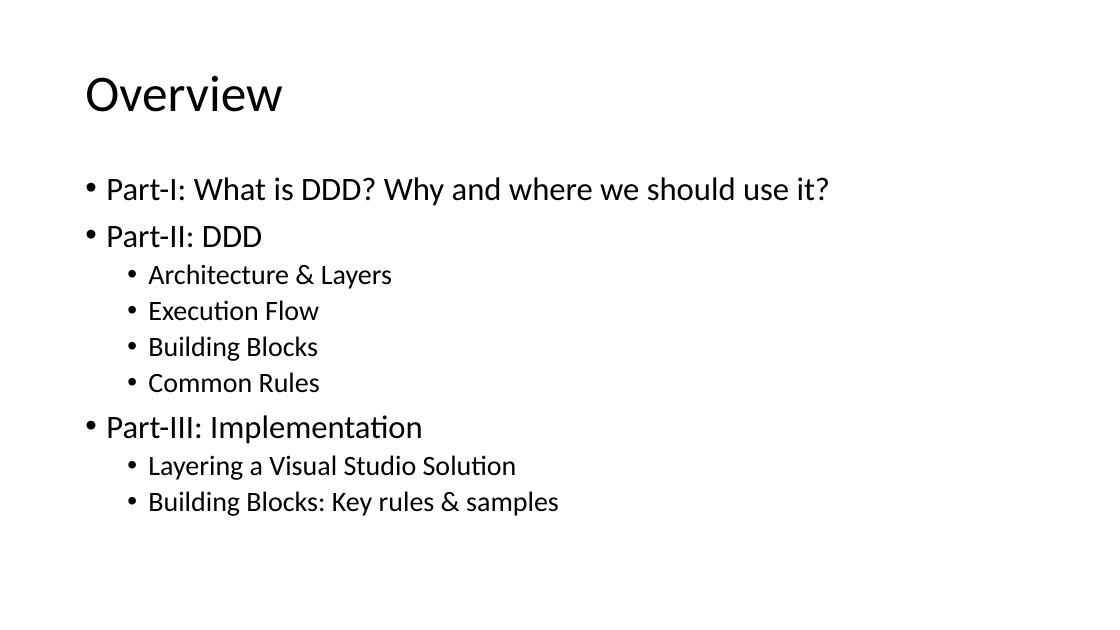
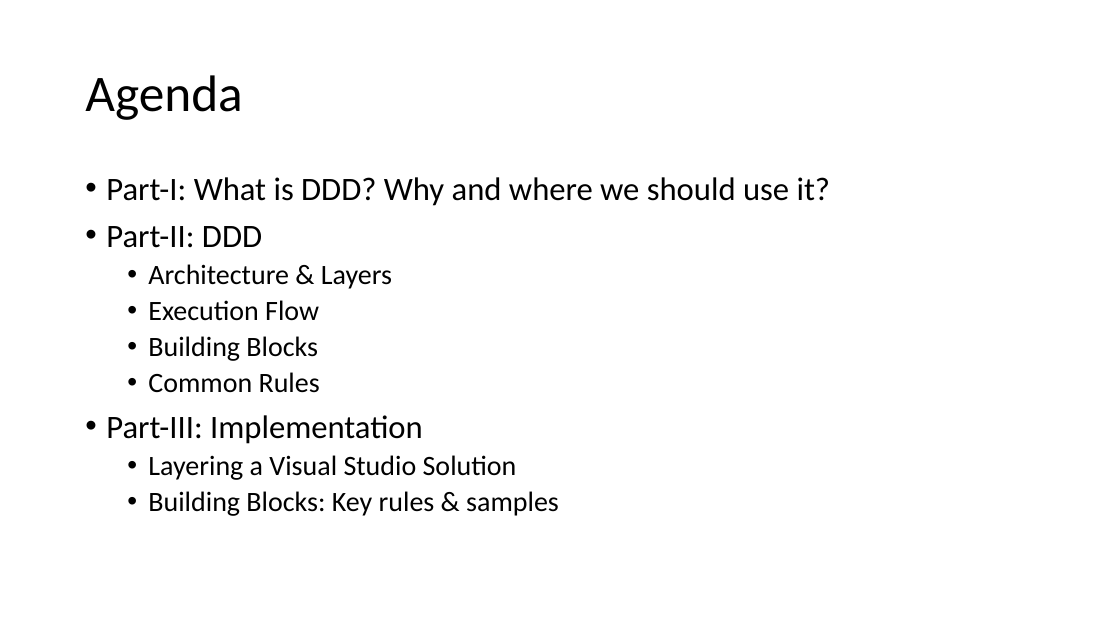
Before and after one commit to hikalkan/presentations, a slide deck: slide 2 of 2019-XX-XX Implementing DDD/Presentation.pptx. Drawn at 1120x630 pixels with LibreOffice and Linux fonts; fonts in the diff are those of the drawing. Boxes give left, top, right and bottom in pixels: in the first picture for what was removed or moved away, otherwise in the second. Text is boxed around its words. In the diff, an @@ line names an element or a change of style, - is before the commit and + after.

```diff
--- a/2019-XX-XX Implementing DDD/Presentation.pptx
+++ b/2019-XX-XX Implementing DDD/Presentation.pptx
@@ title at [85,75,242,120]: text changed @@
-Overview
+Agenda
```
Also in this commit, not shown: 2 other slides changed, 3 slides added, 2 slides removed.
